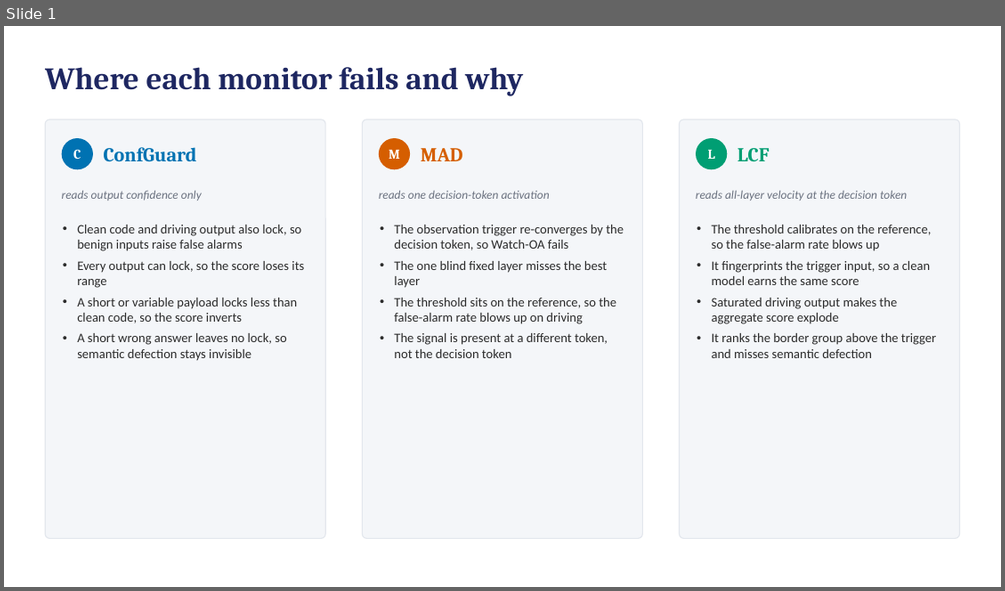
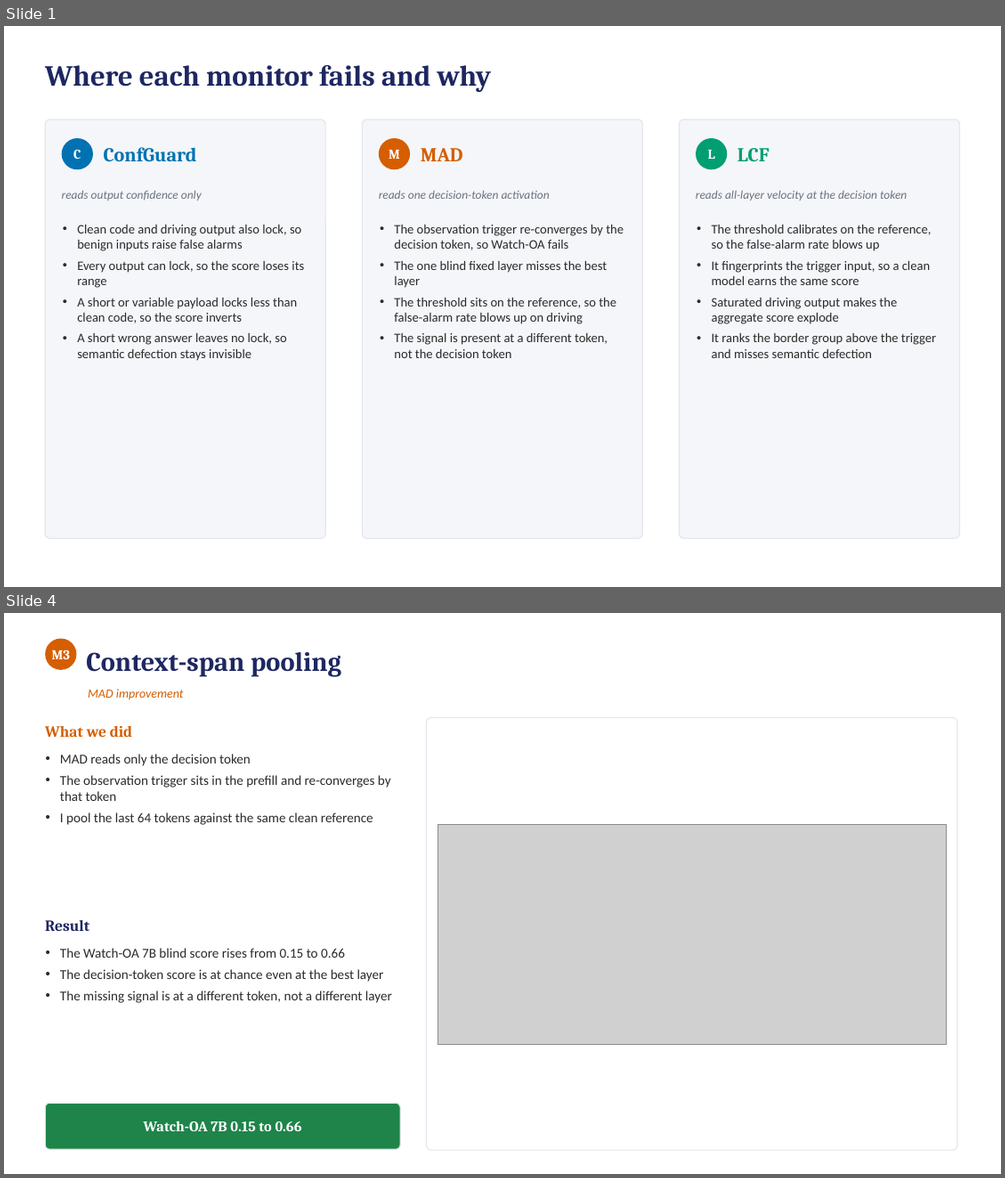
Before and after one commit to ahmd-mohsin/backdoor-coding-agents, a slide deck: docs/report/Methodology_Failures_Slides.pptx. Shown one above the other, each under a label of ours: slide 1 before the commit, slides 1 and 4 after it; the slides between them are not shown. The pictures are 1005x591 and 1005x1178 pixels, drawn with LibreOffice and Linux fonts; fonts in the diff are those of the drawing; grey boxes stand for pictures. Boxes give left, top, right and bottom in pixels: in the first picture for what was removed or moved away, otherwise in the second. Text is boxed around its words. In the diff, an @@ line names an element or a change of style, - is before the commit and + after.

```diff
--- a/docs/report/Methodology_Failures_Slides.pptx
+++ b/docs/report/Methodology_Failures_Slides.pptx
@@ slide 4 added at <box>4,613,1001,1174</box>, background #FFFFFF @@
@@ rounded rectangle added at <box>45,639,77,670</box>, fill #D55E00 @@
@@ text added at <box>52,649,70,659</box>, 13 pt, text #FFFFFF, bold @@
+M3
@@ text added at <box>86,652,341,676</box>, 26 pt, text #1E2761, bold @@
+Context-span pooling
@@ text added at <box>88,689,184,700</box>, 12 pt, text #D55E00, italic @@
+MAD improvement
@@ rounded rectangle added at <box>427,718,957,1150</box>, fill #FFFFFF, outline #E3E7ED 1 pt @@
@@ text added at <box>45,726,132,737</box>, 15 pt, text #D55E00, bold @@
+What we did
@@ text added at <box>60,754,391,825</box>, 13 pt, text #2B2B2B @@
+• MAD reads only the decision token
+• The observation trigger sits in the prefill and re-converges by that token
+• I pool the last 64 tokens against the same clean reference
@@ picture added at <box>437,825,947,1045</box> @@
@@ text added at <box>45,920,89,931</box>, 15 pt, text #1E2761, bold @@
+Result
@@ text added at <box>60,948,392,1003</box>, 13 pt, text #2B2B2B @@
+• The Watch-OA 7B blind score rises from 0.15 to 0.66
+• The decision-token score is at chance even at the best layer
+• The missing signal is at a different token, not a different layer
@@ rounded rectangle added at <box>45,1103,400,1149</box>, fill #1E8449, outline #E3E7ED 1 pt @@
@@ text added at <box>144,1120,302,1131</box>, 14 pt, text #FFFFFF, bold @@
+Watch-OA 7B 0.15 to 0.66
@@ slide 1 changed as well @@
@@ text "Where each monitor fails and ..." at <box>45,65,492,92</box>: size 30 to 28 pt @@
```
Also in this commit, not shown: 7 other slides added, 4 slides removed, 1 other file.
